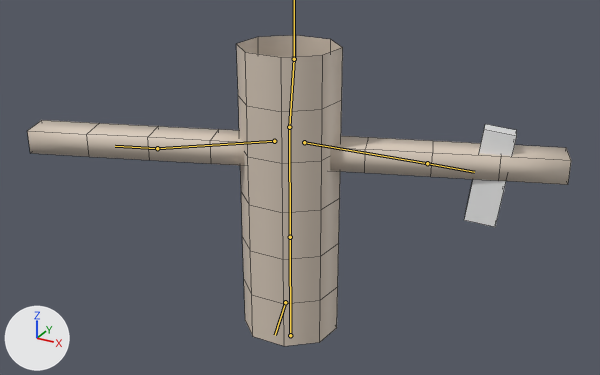
A saved change to the Blender file packages/import-blend/test/fixtures/rig-5.2.blend.
Both versions are drawn from a 50 mm lens placed at (1.561, -2.423, 1.807), pointed at (0.329, -0.183, 0.687). The lights are fixed; the arrows at lower left show +X, +Y and +Z. The older version comes first. The bones that change, and the others that lie on the model, are drawn over the model as lines. Mesh edges are drawn as thin lines.

In view in the first picture: 'Body', 'Prop'.
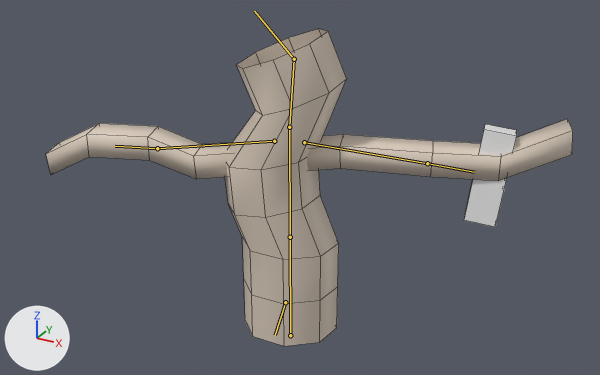
The newer file adds an action. The first version stands in its rest pose; the second is drawn at frame 9 of the action 'Partial'.

Changed parts and their boxes (x1, y1, x2, y2) in the pictures (600 x 375 px):
'Body', posed: before (27, 35, 571, 346); after (46, 29, 573, 346)

Patch to the scene script:
```diff
--- a/packages/import-blend/test/fixtures/rig-5.2.blend.py
+++ b/packages/import-blend/test/fixtures/rig-5.2.blend.py
@@ bone_average @@
 bone_average = bpy.data.objects['Rig'].pose.bones['Average']  # child of 'Head'
 bone_average.rotation_mode = 'ZYX'
-bone_average.rotation_euler = (0.0, 0.0, 0.0)  # degrees (0, 0, 0)
+bone_average.rotation_euler = (0.0, 0.0, 0.698)  # degrees (0, 0, 40)
@@ bone_nolocal @@
 bone_nolocal = bpy.data.objects['Rig'].pose.bones['NoLocal']  # child of 'Root'
 # the file stores axis and angle; both turns are given as XYZ angles
-bone_nolocal.rotation_euler = (0.0, 0.0, 0.0)  # degrees (0, 0, 0)
+bone_nolocal.rotation_euler = (0.0, 0.698, 0.0)  # degrees (0, 40, 0)
```
